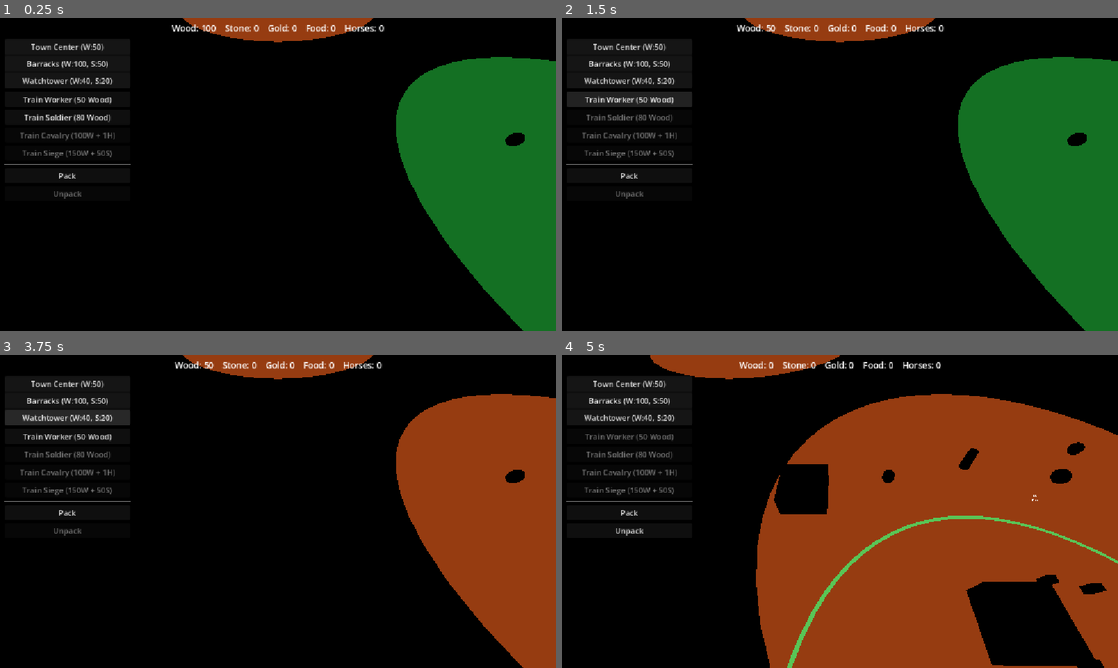
Above: before the commit, frames 1-4 (two rows, left to right).
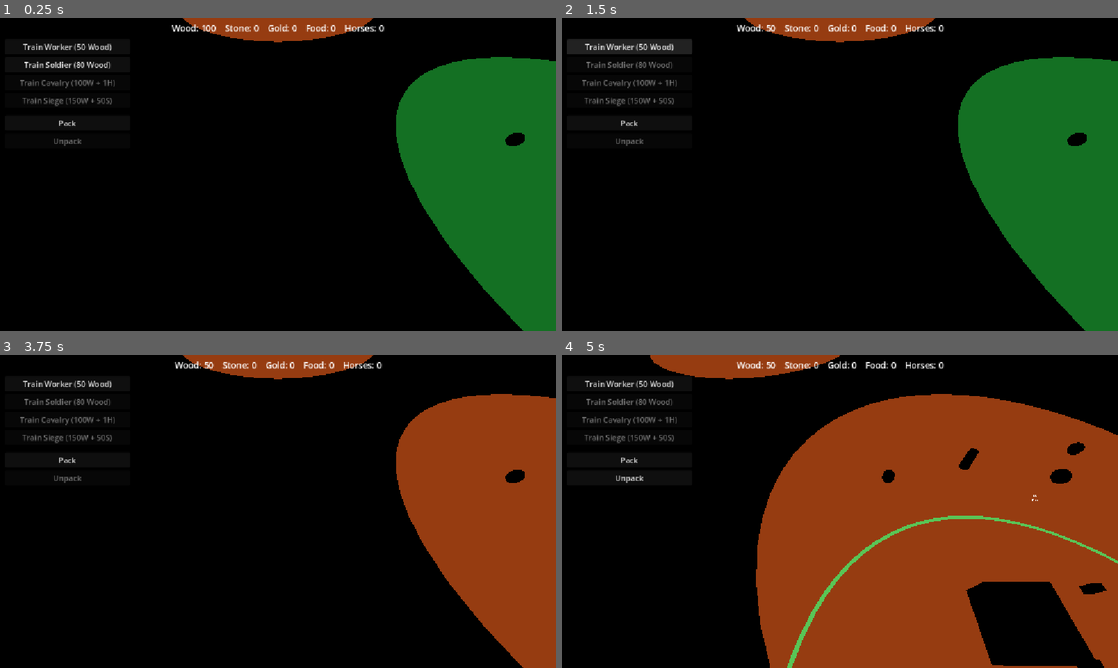
Above: after the commit, the same moments.

Repository: Ferrum-t/RTS-Game
Game: Godot game, scene res://Scenes/World/World.tscn
Same seed, same stepped clock (60 frames per second), same inputs: the game is played once before the commit and once after it.
Inputs (mouse positions are in pixels of both pictures, inside the frame that each line leads up to):
- Up to frame 1 (0.25 s): no input
- Up to frame 2 (1.5 s): click (628, 46) at 0.5 s, where only the run before the commit has a clickable "Town Center (W:50)"; click "Train Worker (50 Wood)" at 1.25 s
- Up to frame 3 (3.75 s): click (66, 401) at 2 s, where only the run before the commit has a clickable "Barracks (W:100, S:50)"; click "Pack" at 2.75 s; click (66, 417) at 3.5 s, where only the run before the commit has a clickable "Watchtower (W:40, S:20)"
- Up to frame 4 (5 s): tap Enter at 4.25 s; move the mouse to (962, 495) at 4.27 s; hold D (move_right) from 4.28 s (still down); tap C at 4.35 s; click (962, 495) at 4.42 s

The runs differ from the first frame. In frame 1, 1.7% of the frame differs, in the area x 0-24%, y 8-58%; in frame 2, 2.4%; in frame 3, 2.4%; in frame 4, 3.7%, in the area x 0-90%, y 2-74%.

Commit message:
M10.1: BuildPanel visible only when Worker selected; affordability disable

Diff:
--- a/Scripts/UI/BuildPanel.gd
+++ b/Scripts/UI/BuildPanel.gd
@@ -1,12 +1,19 @@
 extends PanelContainer
+
+## M10.1 — Worker Construction UI.
+## Visible only while at least one team-0 Worker is selected.
+## Buttons disable when team 0 cannot afford the cost.
 
 @onready var container = $VBoxContainer
 
 @export var build_catalog : BuildCatalog
 @export var build_button_scene : PackedScene
 
+var _buttons: Array[BuildButton] = []
 
-func _ready():
+
+func _ready() -> void:
+	visible = false
 
 	if build_catalog == null:
 		push_error("BuildCatalog is not assigned!")
@@ -17,9 +24,61 @@
 		return
 
 	for building in build_catalog.buildings:
+		var button = build_button_scene.instantiate()
+		button.setup(building)
+		container.add_child(button)
+		if button is BuildButton:
+			_buttons.append(button as BuildButton)
 
-		var button = build_button_scene.instantiate()
 
-		button.setup(building)
+func _process(_delta: float) -> void:
+	var has_worker := _has_selected_worker()
+	if visible != has_worker:
+		visible = has_worker
+		if not has_worker:
+			# Leaving worker selection cancels in-progress ghost placement.
+			var cm := get_node_or_null("/root/ConstructionManager")
+			if cm != null and cm.has_method("cancel_build_mode"):
+				cm.cancel_build_mode()
+	if visible:
+		_refresh_affordability()
 
-		container.add_child(button)
+
+func _has_selected_worker() -> bool:
+	var sm := _selection_manager()
+	if sm == null:
+		return false
+	if not sm.has_method("get_valid_selection"):
+		return false
+	var selected: Array = sm.get_valid_selection()
+	for u in selected:
+		if u is Worker and is_instance_valid(u):
+			var w: BaseUnit = u as BaseUnit
+			if w.team_id == 0 and w.unit_state != BaseUnit.UnitState.DEAD:
+				return true
+	return false
+
+
+func _selection_manager() -> Node:
+	var sm := get_node_or_null("/root/SelectionManager")
+	if sm != null:
+		return sm
+	var nodes := get_tree().get_nodes_in_group("selection_manager")
+	if nodes.size() > 0:
+		return nodes[0]
+	return null
+
+
+func _refresh_affordability() -> void:
+	var rm := get_node_or_null("/root/ResourceManager")
+	for btn in _buttons:
+		if btn == null or not is_instance_valid(btn):
+			continue
+		if btn.building_data == null:
+			btn.disabled = true
+			continue
+		if rm == null:
+			btn.disabled = false
+			continue
+		var cost: Dictionary = btn.building_data.get_cost_dict()
+		btn.disabled = not rm.can_afford(cost, 0)
